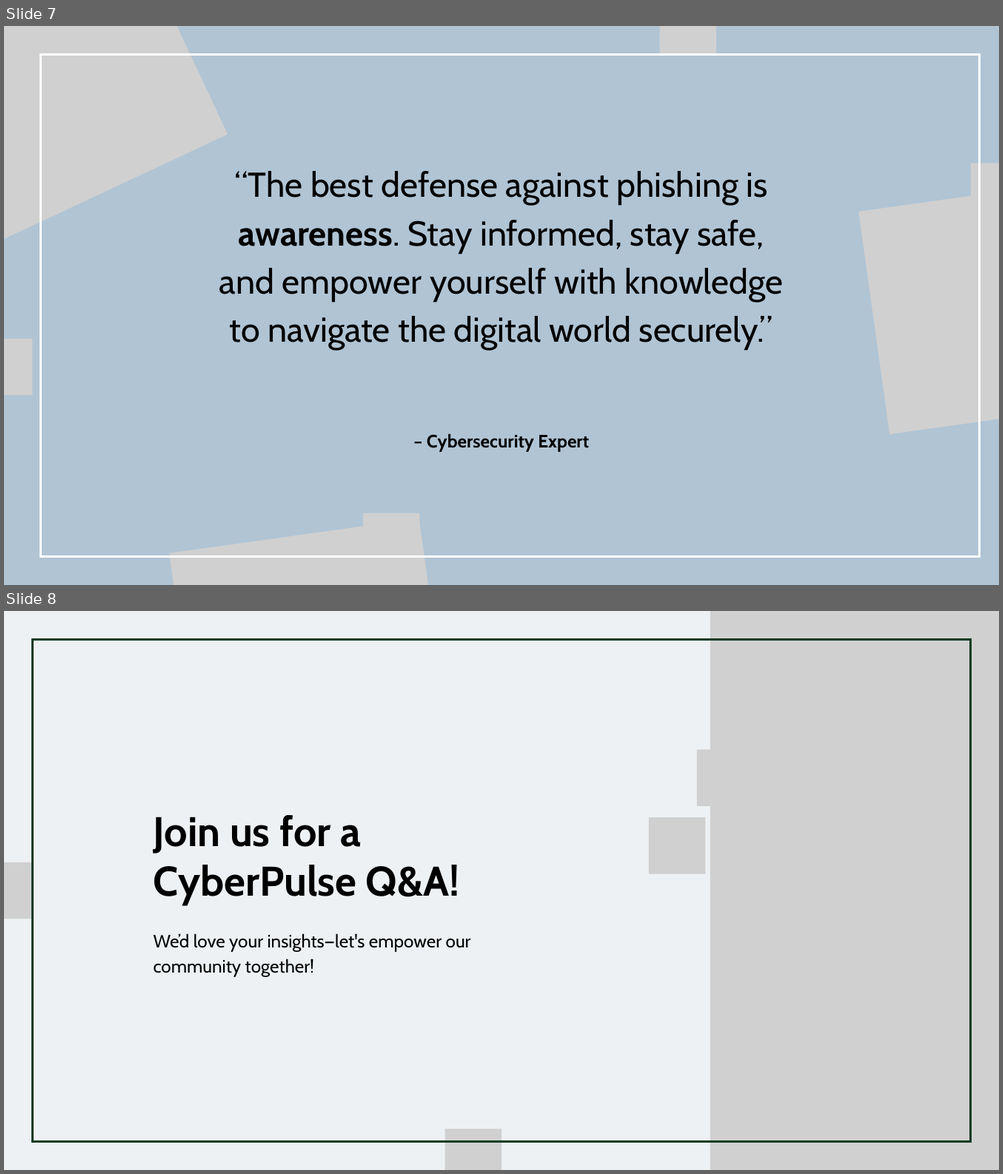
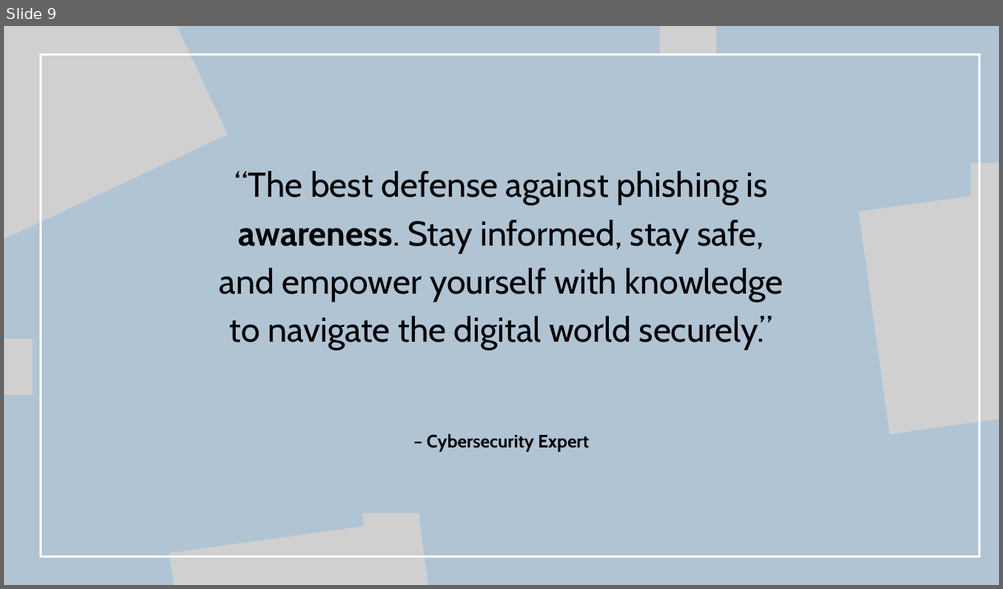
Before and after one commit to brogrammer012/CipherNova, a slide deck: demo/Presentation - CyberPulse.pptx. Shown one above the other, each under a label of ours: slides 7 and 8 before the commit, slide 9 after it. The pictures are 1003x1174 and 1003x589 pixels, drawn with LibreOffice and Linux fonts; fonts in the diff are those of the drawing; grey boxes stand for pictures. Boxes give left, top, right and bottom in pixels: in the first picture for what was removed or moved away, otherwise in the second. Text is boxed around its words. In the diff, an @@ line names an element or a change of style, - is before the commit and + after.

```diff
--- a/demo/Presentation - CyberPulse.pptx
+++ b/demo/Presentation - CyberPulse.pptx
@@ slide 8 removed at (4, 611, 999, 1170), background #EDF1F3 @@
@@ picture removed at (710, 611, 999, 1170) @@
@@ freeform shape removed at (32, 639, 970, 1142) @@
@@ picture removed at (697, 749, 754, 806) @@
@@ text removed at (153, 815, 460, 906) @@
-Join us for a CyberPulse Q&A!
@@ picture removed at (649, 817, 706, 874) @@
@@ picture removed at (4, 863, 32, 920) @@
@@ text removed at (153, 934, 471, 977) @@
-We’d love your insights—let's empower our community together!
@@ picture removed at (444, 1129, 501, 1170) @@
@@ what was slide 7 is now slide 9 @@
```
Also in this commit, not shown: 4 slides changed, 4 slides added, 1 other slide removed.
